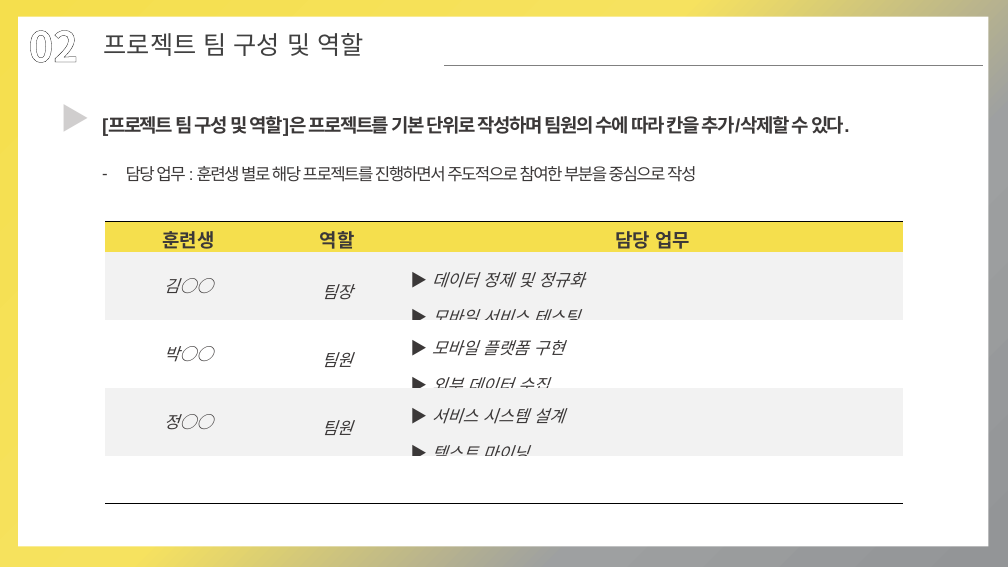
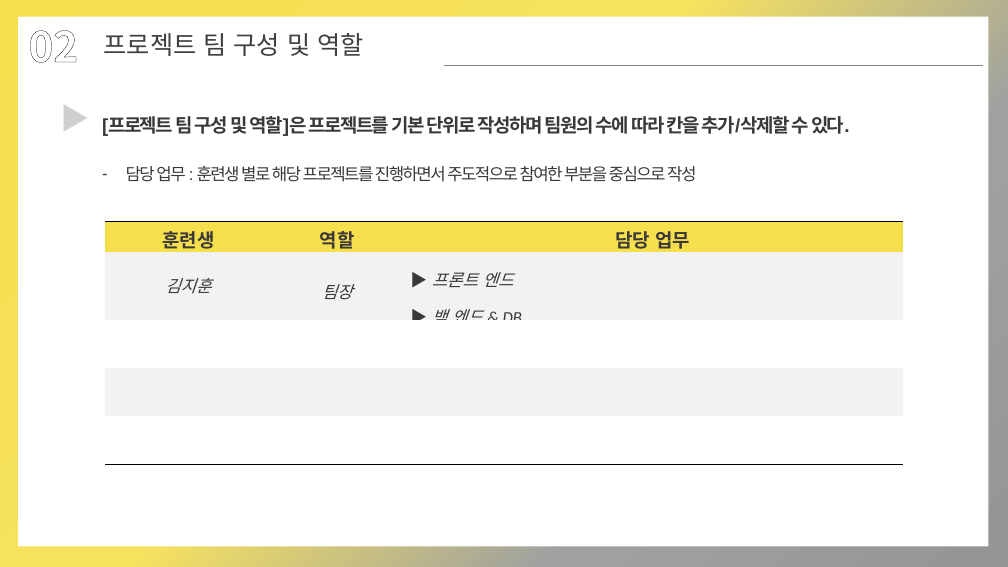
Before and after one commit to housekjh1/miniproject-campsites, a slide deck: slide 5 of miniproject-campsites-docs/[별첨3] 팀별 프로젝트 수행 결과 작성 양식.pptx. Drawn at 1008x567 pixels with LibreOffice and Linux fonts; fonts in the diff are those of the drawing. Boxes give left, top, right and bottom in pixels: in the first picture for what was removed or moved away, otherwise in the second. Text is boxed around its words. In the diff, an @@ line names an element or a change of style, - is before the commit and + after.

```diff
--- a/miniproject-campsites-docs/[별첨3] 팀별 프로젝트 수행 결과 작성 양식.pptx
+++ b/miniproject-campsites-docs/[별첨3] 팀별 프로젝트 수행 결과 작성 양식.pptx
@@ table at [105, 222, 902, 461] @@
-row 2: 김○○ | 팀장 | ▶ 데이터 정제 및 정규화 / ▶ 모바일 서비스 테스팅
-row 3: 박○○ | 팀원 | ▶ 모바일 플랫폼 구현 / ▶ 외부 데이터 수집
-row 4: 정○○ | 팀원 | ▶ 서비스 시스템 설계 / ▶ 텍스트 마이닝
+row 2: 김지훈 | 팀장 | ▶ 프론트 엔드 / ▶ 백 엔드 & DB
+row 4:  |  | 
+row 5:  |  | 
```
Also in this commit, not shown: 1 other slide changed.
